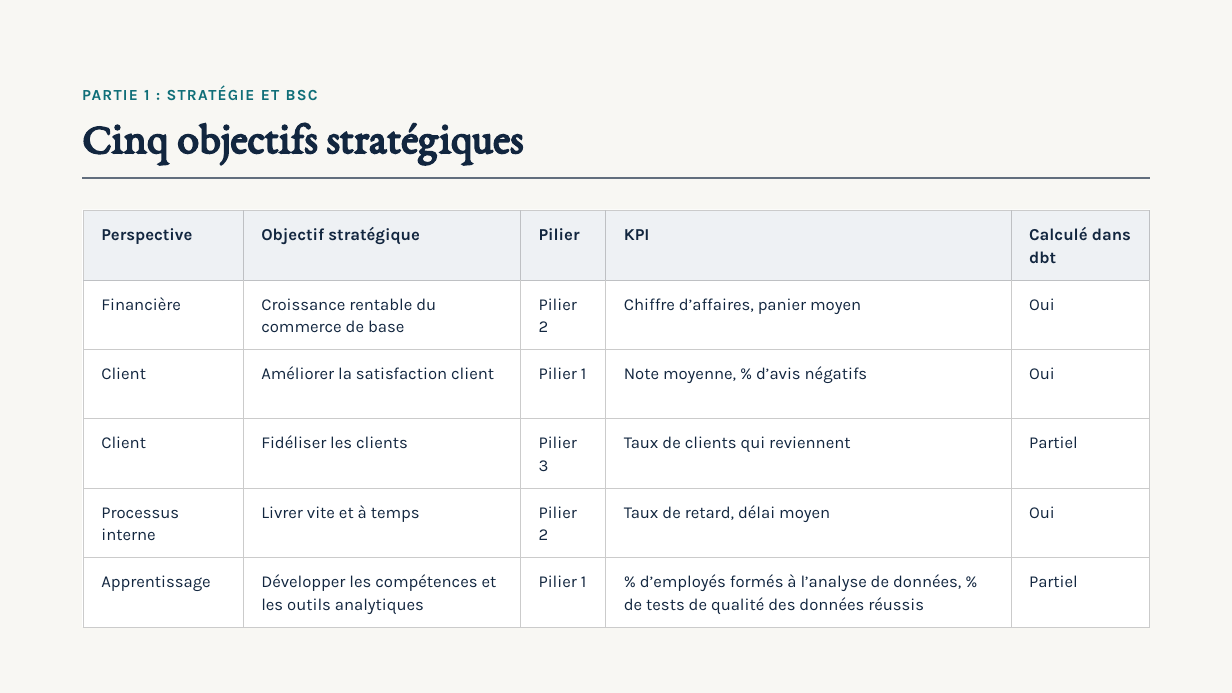
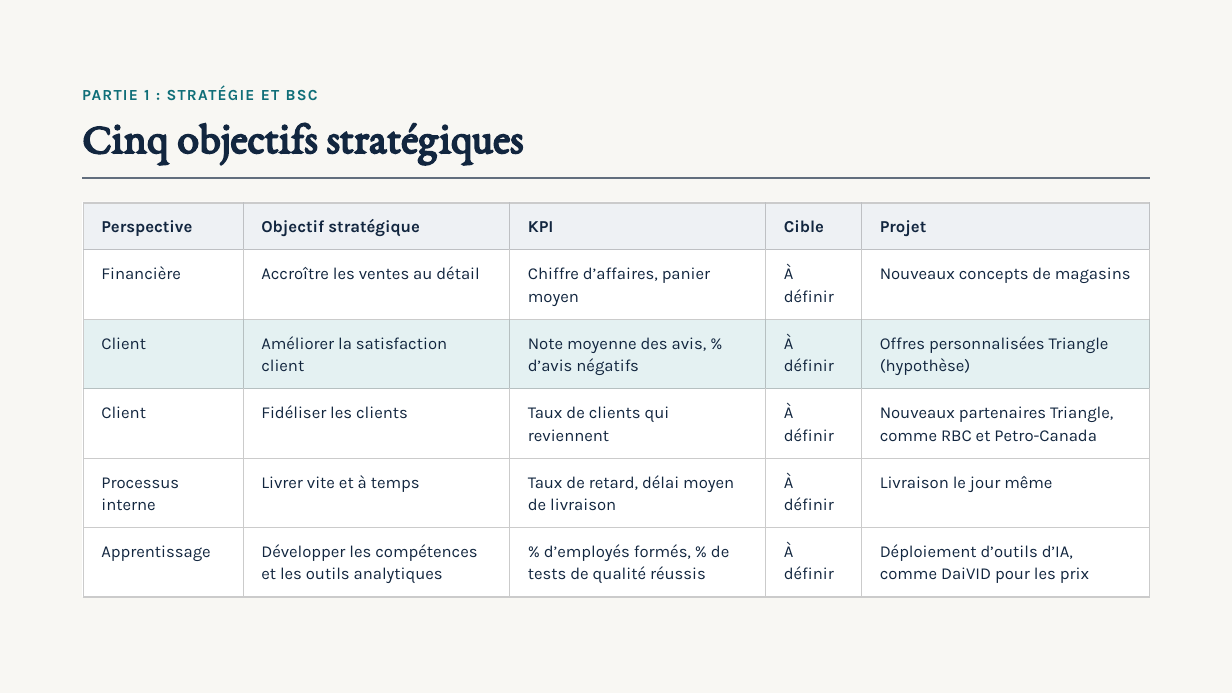
Before and after one commit to adilblanco/projet-session-dbt, a slide deck: slide 6 of docs/Seance_Encadrement_Commerce_detail.pptx (slide 5 before the commit). Drawn at 1232x693 pixels with LibreOffice and Linux fonts; fonts in the diff are those of the drawing. Boxes give left, top, right and bottom in pixels: in the first picture for what was removed or moved away, otherwise in the second. Text is boxed around its words. In the diff, an @@ line names an element or a change of style, - is before the commit and + after.

```diff
--- a/docs/Seance_Encadrement_Commerce_detail.pptx
+++ b/docs/Seance_Encadrement_Commerce_detail.pptx
@@ rectangle: place and size @@
-rectangle at bbox=[82, 210, 1151, 628]
+rectangle at bbox=[82, 201, 1151, 597]
@@ table at bbox=[83, 203, 1151, 597] @@
-row 1: Perspective | Objectif stratégique | Pilier | KPI | Calculé dans dbt
+row 1: Perspective | Objectif stratégique | KPI | Cible | Projet
-row 2: Financière | Croissance rentable du commerce de base | Pilier 2 | Chiffre d’affaires, panier moyen | Oui
+row 2: Financière | Accroître les ventes au détail | Chiffre d’affaires, panier moyen | À définir | Nouveaux concepts de magasins
-row 3: Client | Améliorer la satisfaction client | Pilier 1 | Note moyenne, % d’avis négatifs | Oui
+row 3: Client | Améliorer la satisfaction client | Note moyenne des avis, % d’avis négatifs | À définir | Offres personnalisées Triangle (hypothèse)
-row 4: Client | Fidéliser les clients | Pilier 3 | Taux de clients qui reviennent | Partiel
+row 4: Client | Fidéliser les clients | Taux de clients qui reviennent | À définir | Nouveaux partenaires Triangle, comme RBC et Petro-Canada
-row 5: Processus interne | Livrer vite et à temps | Pilier 2 | Taux de retard, délai moyen | Oui
+row 5: Processus interne | Livrer vite et à temps | Taux de retard, délai moyen de livraison | À définir | Livraison le jour même
-row 6: Apprentissage | Développer les compétences et les outils analytiques | Pilier 1 | % d’employés formés à l’analyse de données, % de tests de qualité des données réussis | Partiel
+row 6: Apprentissage | Développer les compétences et les outils analytiques | % d’employés formés, % de tests de qualité réussis | À définir | Déploiement d’outils d’IA, comme DaiVID pour les prix
@@ fill none to #E4F1F2 in row 3 @@
@@ borders changed @@
@@ table: place and size @@
-table at bbox=[83, 211, 1150, 628]
+table at bbox=[83, 203, 1151, 597]
```
Also in this commit, not shown: 3 other slides changed, 2 slides added, 1 slide removed, 1 other file.
